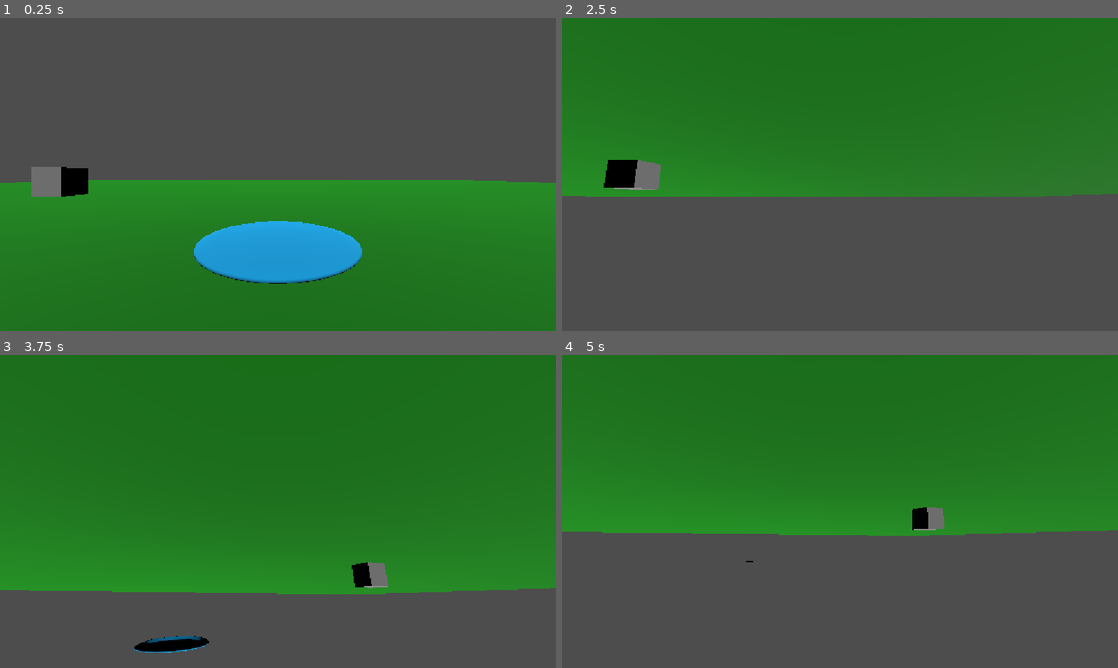
Above: before the commit, frames 1-4 (two rows, left to right).
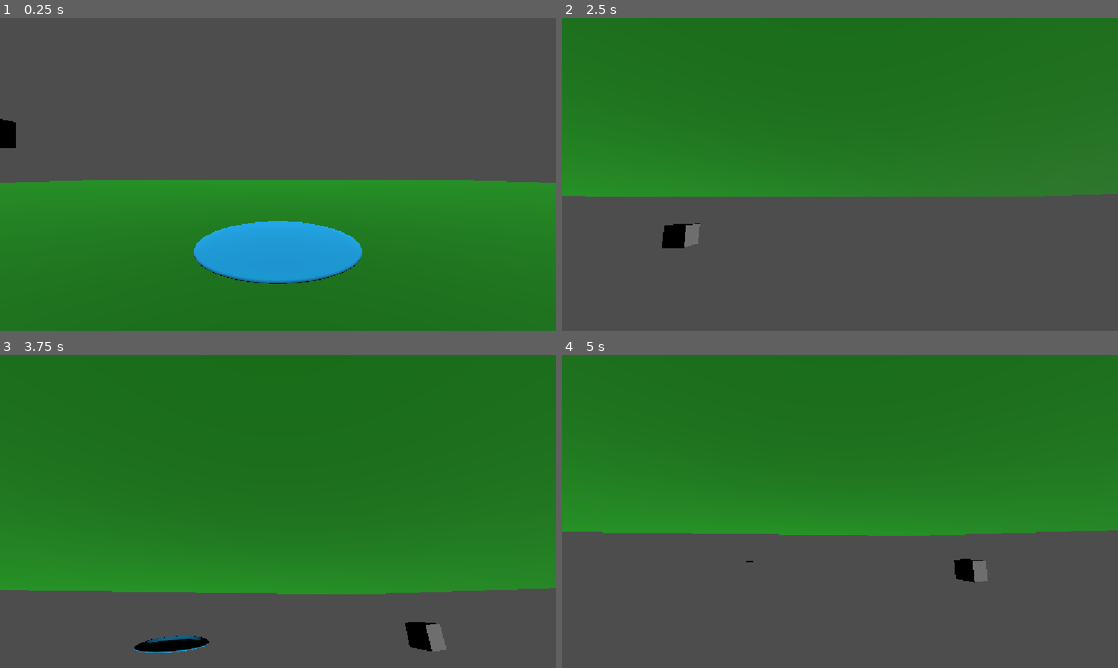
Above: after the commit, the same moments.

Repository: PastarDev/godot-disc-golf
Game: Godot game, scene res://main.tscn
The game is run twice, just before and just after one commit, with the same random seed, the same clock (stepped at 60 frames per second) and the same inputs.
Inputs:
- Up to frame 1 (0.25 s): no input
- Up to frame 2 (2.5 s): hold S (cam_down) 0.53-1.28 s; tap A (cam_left) at 1.35 s; tap Enter at 2 s; hold D (cam_right) from 2.03 s (still down)
- Up to frame 3 (3.75 s): release D (cam_right) at 2.78 s; tap W (cam_up) at 2.85 s; tap Space (throw_disc) at 3.5 s; hold Space (throw_disc) from 3.53 s (still down)
- Up to frame 4 (5 s): tap Enter at 4.25 s; release Space (throw_disc) at 4.28 s; tap S (cam_down) at 4.35 s

The runs differ from the first frame. In frame 1, 1.2% of the frame differs, in the area x 0-16%, y 32-58%; in frame 2, 1.4%, in the area x 7-25%, y 45-74%; in frame 3, 1.0%; in frame 4, 0.8%.

Commit message:
fixed a box and code hazard

Diff:
--- a/discForceStop.gd
+++ b/discForceStop.gd
@@ -9,7 +9,7 @@
 	constant_force = Vector3 (0, 0, 0)
 
 
-func _process(delta: float) -> void:
+func _process(_delta: float) -> void:
 
 	if Input.is_action_pressed("throw_disc"):
 
--- a/main.tscn
+++ b/main.tscn
@@ -18,7 +18,9 @@
 transform = Transform3D(1, 0, 0, 0, 0.5210079, 0.85355186, 0, -0.85355186, 0.5210079, 0, 37.1981, 9.467678)
 
 [node name="RigidBody3D" type="RigidBody3D" parent="." unique_id=1355291258]
-transform = Transform3D(1, 0, 0, 0, 1, 0, 0, 0, 1, -7.8088427, 1.5565076, -3.2615728)
+transform = Transform3D(1, 0, 0, 0, 1, 0, 0, 0, 1, -10.600765, 3.053134, -3.2615728)
+mass = 100.0
+gravity_scale = 0.0
 
 [node name="TestBox" type="MeshInstance3D" parent="RigidBody3D" unique_id=1804311398]
 mesh = SubResource("BoxMesh_jsssl")
